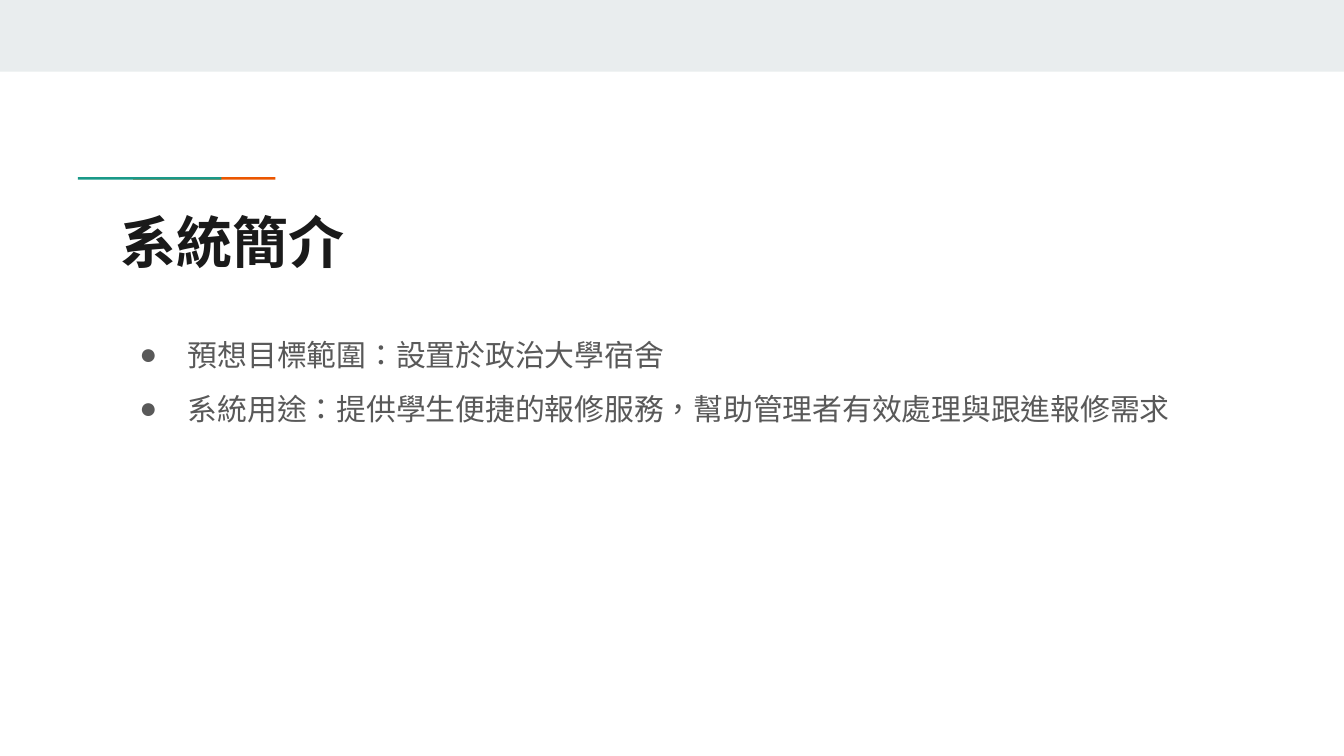
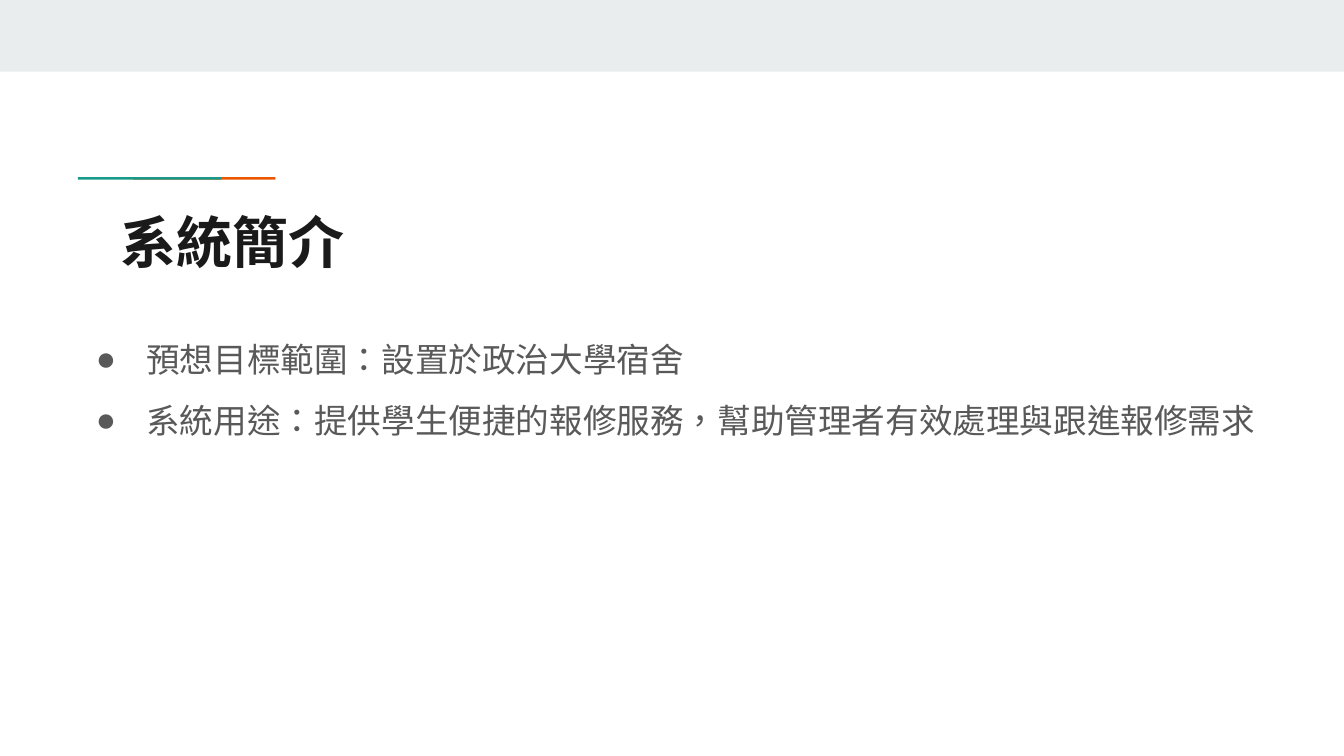
Before and after one commit to 2111518/Dormitory-repair-management-system, a slide deck: slide 3 of 期末報告.pptx. Drawn at 1344x756 pixels with LibreOffice and Linux fonts; fonts in the diff are those of the drawing. Boxes give left, top, right and bottom in pixels: in the first picture for what was removed or moved away, otherwise in the second. Text is boxed around its words. In the diff, an @@ line names an element or a change of style, - is before the commit and + after.

```diff
--- a/期末報告.pptx
+++ b/期末報告.pptx
@@ text "預想目標範圍：設置於政治大學宿舍": place and size @@
-text "預想目標範圍：設置於政治大學宿舍" at (188,341,1170,423)
+text "預想目標範圍：設置於政治大學宿舍" at (146,343,1255,436)
@@ text "預想目標範圍：設置於政治大學宿舍" at (146,343,1255,436): size 16 to 18 pt; indent changed @@
```
Also in this commit, not shown: 10 other slides changed, 2 slides added, 1 slide removed.
